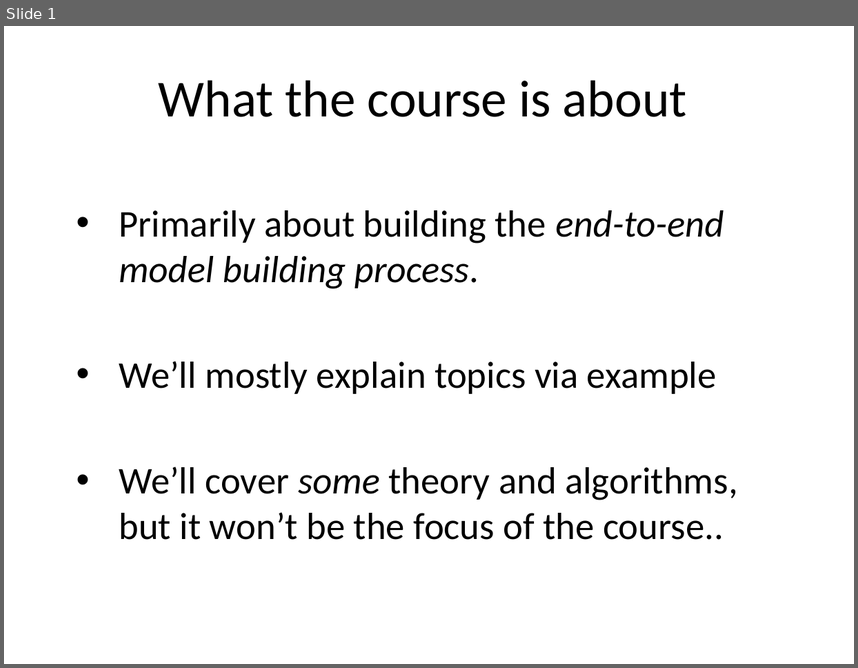
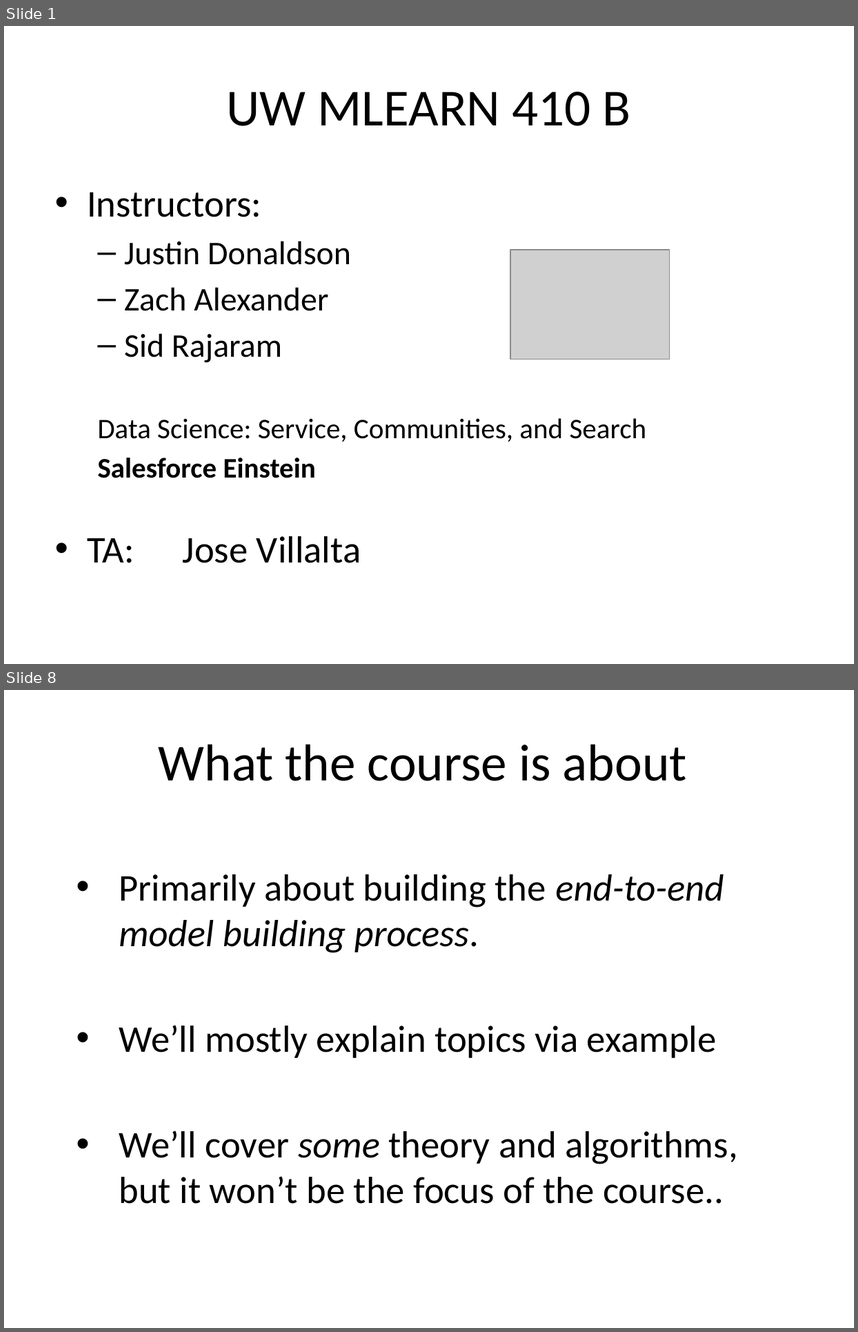
Before and after one commit to jdonaldson/uw-mlearn410, a slide deck: docs/module1/Presentation1.pptx. Shown one above the other, each under a label of ours: slide 1 before the commit, slides 1 and 8 after it; the slides between them are not shown. The pictures are 858x668 and 858x1332 pixels, drawn with LibreOffice and Linux fonts; fonts in the diff are those of the drawing; grey boxes stand for pictures. Boxes give left, top, right and bottom in pixels: in the first picture for what was removed or moved away, otherwise in the second. Text is boxed around its words. In the diff, an @@ line names an element or a change of style, - is before the commit and + after.

```diff
--- a/docs/module1/Presentation1.pptx
+++ b/docs/module1/Presentation1.pptx
@@ slide 1 added at (4,26,854,664), background #FFFFFF @@
@@ title added at (226,92,631,126), 44 pt, text #000000 @@
+UW MLEARN 410 B
@@ text added at (87,192,647,563), 24 pt, text #000000 @@
+• Instructors:
+  – Justin Donaldson
+  – Zach Alexander
+  – Sid Rajaram
+  Data Science: Service, Communities, and Search
+  Salesforce Einstein
+• TA: Jose Villalta
@@ picture added at (510,250,670,359) @@
@@ what was slide 1 is now slide 8 @@
```
Also in this commit, not shown: 3 slides changed, 5 other slides added, 4 other files.
